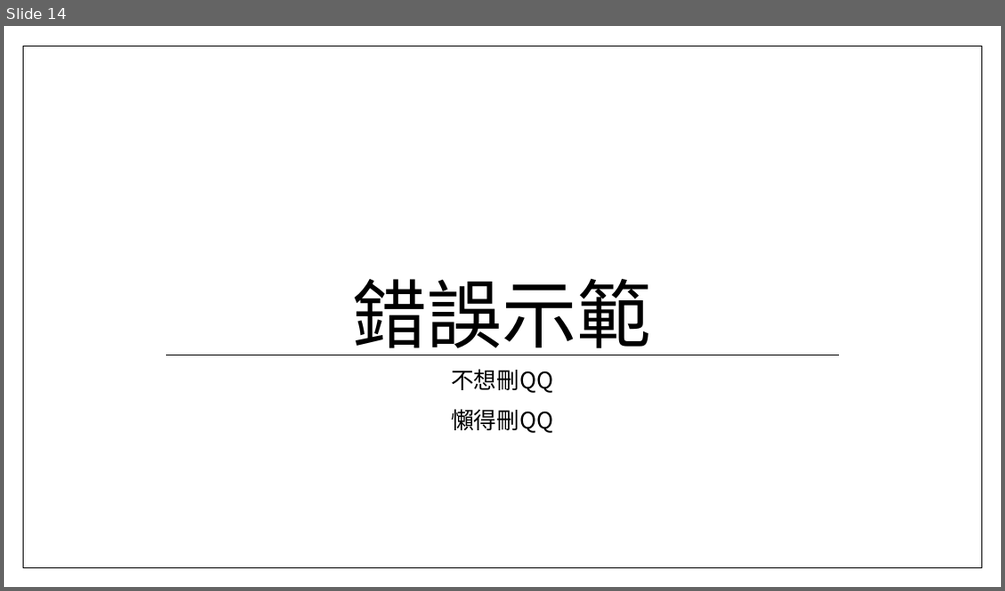
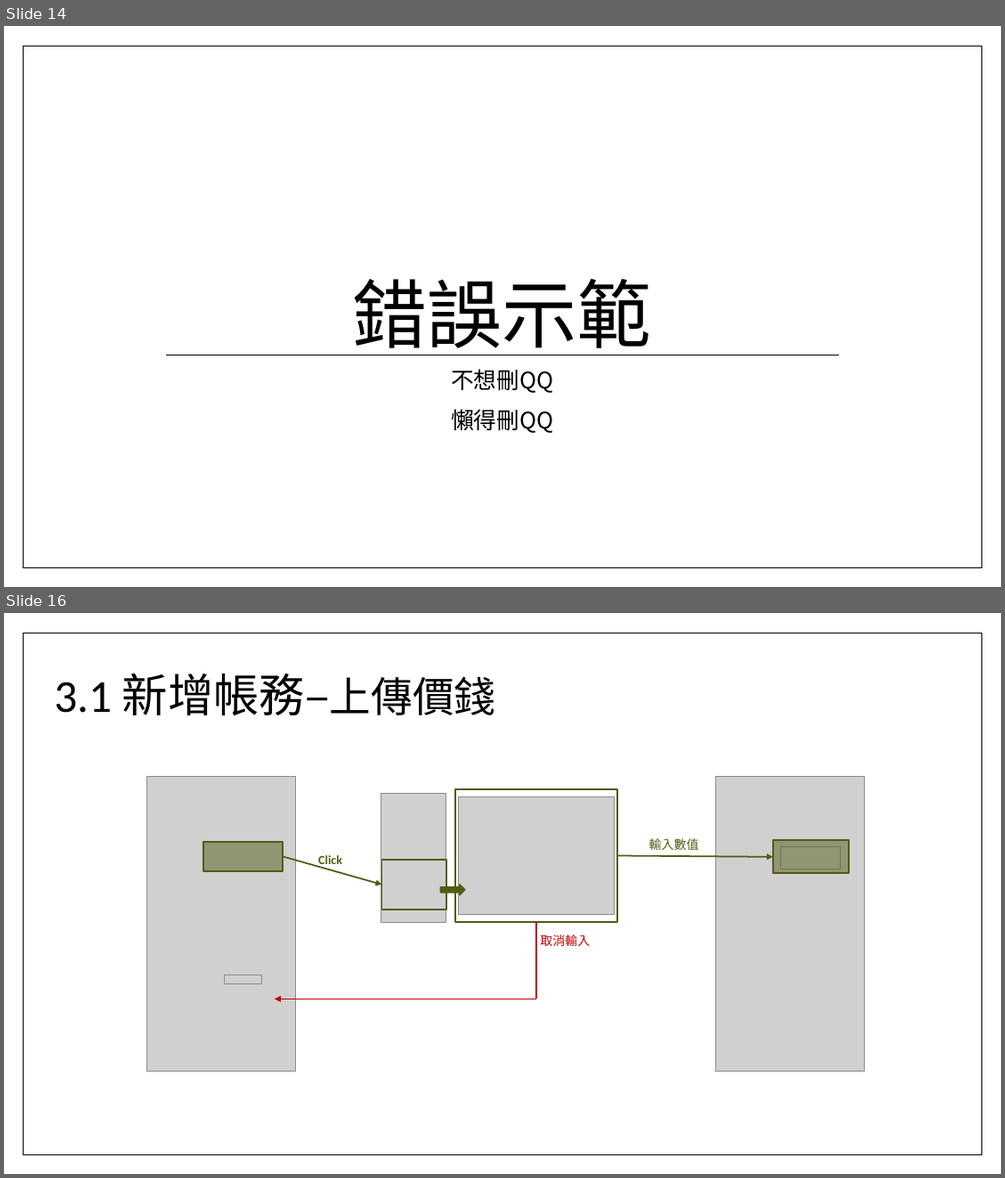
Before and after one commit to TzuHua0706/wk6, a slide deck: UX framework for MoneyCare.pptx. Shown one above the other, each under a label of ours: slide 14 before the commit, slides 14 and 16 after it; the slides between them are not shown. The pictures are 1005x591 and 1005x1178 pixels, drawn with LibreOffice and Linux fonts; fonts in the diff are those of the drawing; grey boxes stand for pictures; background and template pictures are left out. Boxes give left, top, right and bottom in pixels: in the first picture for what was removed or moved away, otherwise in the second. Text is boxed around its words. In the diff, an @@ line names an element or a change of style, - is before the commit and + after.

```diff
--- a/UX framework for MoneyCare.pptx
+++ b/UX framework for MoneyCare.pptx
@@ slide 16 added at box(4, 613, 1001, 1174), background picture (left out); not listed: 1 template element that a slide beside it also shows @@
@@ text added at box(54, 673, 496, 716), 44 pt, text #000000 @@
+3.1 新增帳務–上傳價錢
@@ picture added at box(147, 776, 296, 1070) @@
@@ picture added at box(380, 793, 446, 922) @@
@@ rectangle added at box(455, 789, 618, 923), outline #535C14 1.5 pt @@
@@ picture added at box(458, 796, 615, 914) @@
@@ picture added at box(716, 776, 864, 1070) @@
@@ rectangle added at box(202, 842, 283, 871), fill #535C14 at 50% opacity, outline #535C14 1.5 pt @@
@@ text added at box(649, 838, 699, 850), 12 pt, text #535C14 @@
+輸入數值
@@ rectangle added at box(773, 840, 849, 873), fill #535C14 at 50% opacity, outline #535C14 1.5 pt @@
@@ picture added at box(781, 847, 841, 869) @@
@@ arrow added from (283, 856) to (381, 884), #535C14 1.5 pt @@
@@ text added at box(318, 855, 342, 868), 12 pt, text #535C14, bold @@
+Click
@@ rectangle added at box(381, 860, 446, 909), outline #535C14 1.5 pt @@
@@ arrow added from (617, 855) to (773, 857), #535C14 1.5 pt @@
@@ right arrow added at box(441, 884, 465, 895), fill #535C14, outline #535C14 1.5 pt @@
@@ line added from (536, 922) to (536, 999), #C00000 1.5 pt @@
@@ text added at box(540, 934, 590, 946), 12 pt, text #C00000 @@
+取消輸入
@@ picture added at box(225, 974, 261, 983) @@
@@ arrow added from (536, 999) to (275, 999), #C00000 1.5 pt @@
```
Also in this commit, not shown: 9 slides changed, 2 other slides added, 1 other file.
